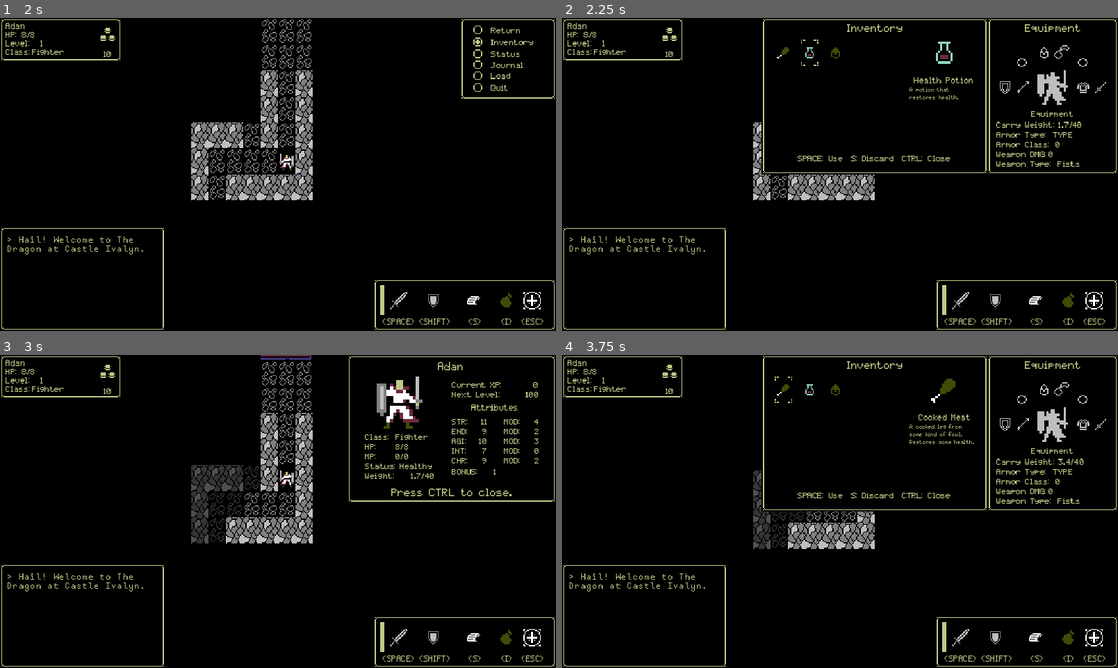
Above: before the commit, frames 1-4 (two rows, left to right).
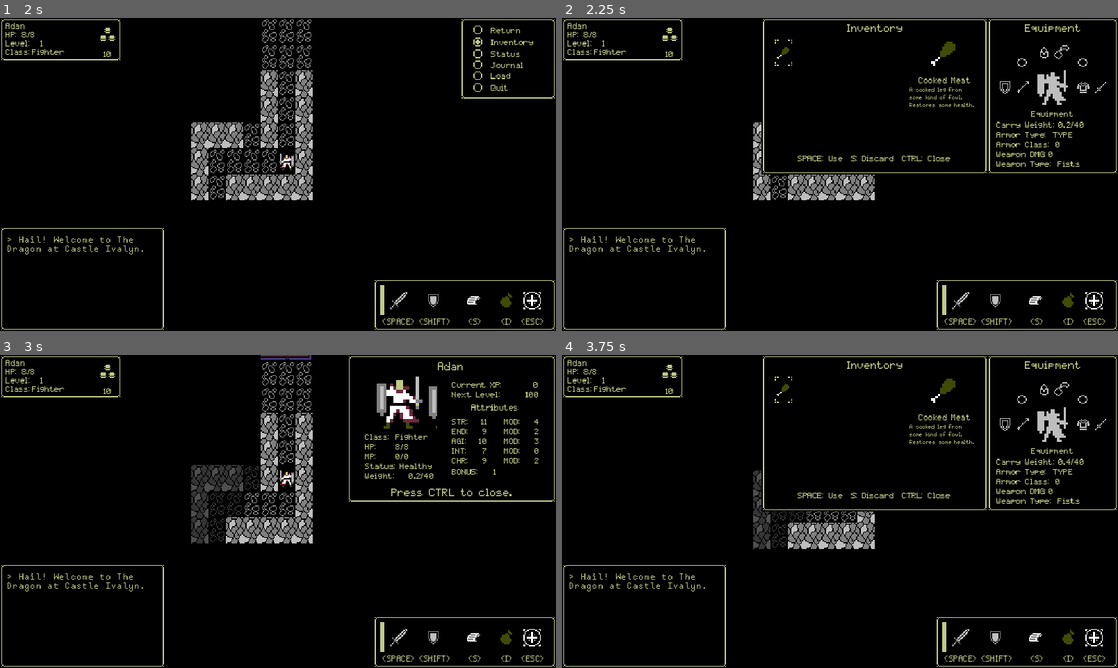
Above: after the commit, the same moments.

Repository: ChrisGlenn/tdaci
Game: Godot game, scene res://Scenes/LevelOne/level_one.tscn
Same seed, same stepped clock (60 frames per second), same inputs: the game is played once before the commit and once after it.
Inputs:
- Up to frame 1 (2 s): tap Enter at 0.5 s; hold Right (ci_RIGHT) 0.53-1.28 s; tap Space (ci_A) at 0.6 s; tap Escape (ci_START) at 1.25 s; hold Down (ci_DOWN) from 1.28 s (still down); tap Ctrl (ci_B) at 1.35 s
- Up to frame 2 (2.25 s): tap Escape (ci_START) at 2 s; release Down (ci_DOWN) at 2.03 s; hold Right (ci_RIGHT) from 2.03 s (still down); tap End (ci_END) at 2.1 s
- Up to frame 3 (3 s): tap Escape (ci_START) at 2.75 s; release Right (ci_RIGHT) at 2.78 s; hold Up (ci_UP) from 2.78 s (still down); tap S (ci_X) at 2.85 s
- Up to frame 4 (3.75 s): tap Escape (ci_START) at 3.5 s; release Up (ci_UP) at 3.53 s; hold Left (ci_LEFT) from 3.53 s (still down); tap I (ci_Y) at 3.6 s

Frame 1 is identical in both runs. In frame 2, 0.7% of the frame differs, in the area x 38-94%, y 6-36%; in frame 3, 0.2%; in frame 4, less than 0.1%.

Commit message:
10/23/2024 MIDNIGHT

Diff:
--- a/Scenes/Player/player.tscn
+++ b/Scenes/Player/player.tscn
@@ -15,6 +15,10 @@
 [sub_resource type="AtlasTexture" id="AtlasTexture_ollth"]
 atlas = ExtResource("1_0ynfs")
 region = Rect2(32, 0, 16, 24)
+
+[sub_resource type="AtlasTexture" id="AtlasTexture_qsxxo"]
+atlas = ExtResource("1_0ynfs")
+region = Rect2(48, 0, 16, 24)
 
 [sub_resource type="SpriteFrames" id="SpriteFrames_wusta"]
 animations = [{
@@ -35,6 +39,14 @@
 }],
 "loop": true,
 "name": &"fighter_attack",
+"speed": 0.0
+}, {
+"frames": [{
+"duration": 1.0,
+"texture": SubResource("AtlasTexture_qsxxo")
+}],
+"loop": true,
+"name": &"fighter_block",
 "speed": 0.0
 }]
 
--- a/Scripts/globals.gd
+++ b/Scripts/globals.gd
@@ -40,7 +40,7 @@
     "WPN_DMG": 2,
     "WPN_PEN": 0,
     "weapon_restrictions" : [],
-    "INV": ["meat", "health potion","leather helmet"],
+    "INV": ["meat"],
     "Spells": [],
     "Dead": false
 }
Binary file changed: Art/Player.aseprite
Not shown, changed: Notes/todo.txt
Not shown: 1 places in Scenes/Player/player.tscn that only renumber resources
Binary file changed: Sprites/Player.png
